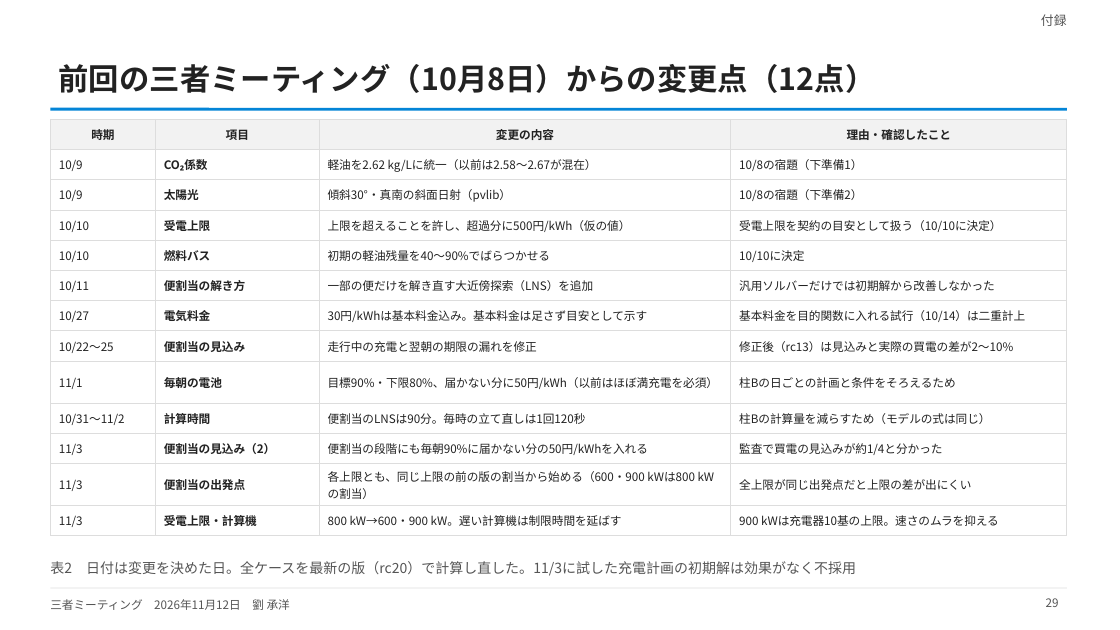
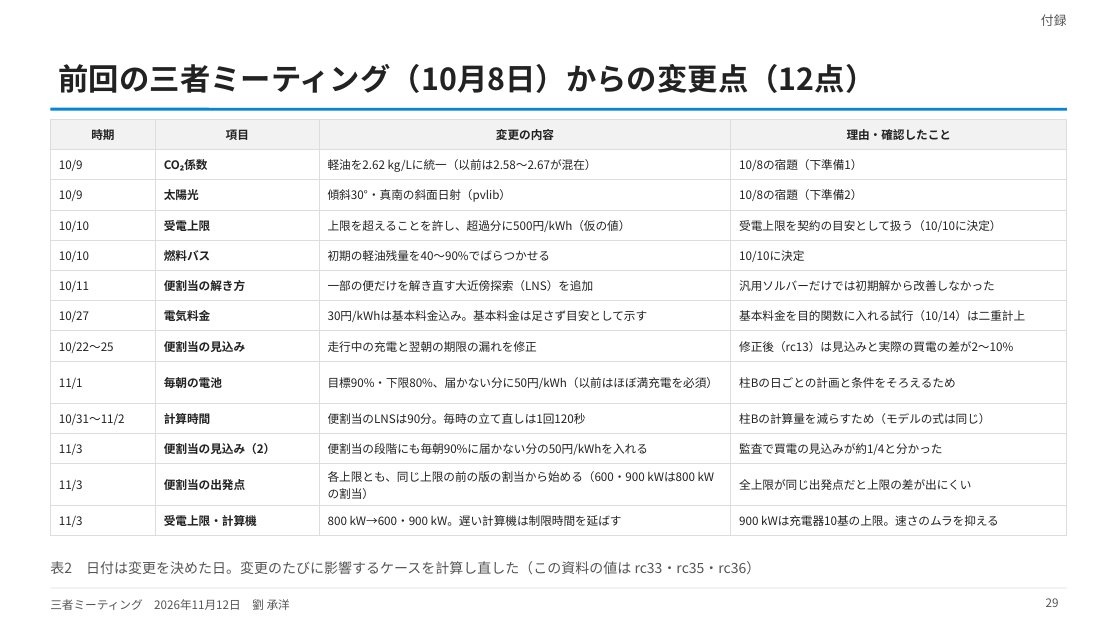
Before and after one commit to CYLIU2003/master-course, a slide deck: slide 29 of outcome/2026-11-12_three_party/three_party_20261112.pptx. Drawn at 1120x630 pixels with LibreOffice and Linux fonts; fonts in the diff are those of the drawing. Boxes give left, top, right and bottom in pixels: in the first picture for what was removed or moved away, otherwise in the second. Text is boxed around its words. In the diff, an @@ line names an element or a change of style, - is before the commit and + after.

```diff
--- a/outcome/2026-11-12_three_party/three_party_20261112.pptx
+++ b/outcome/2026-11-12_three_party/three_party_20261112.pptx
@@ text at (50,561,761,574): text changed @@
-表2 日付は変更を決めた日。全ケースを最新の版（rc20）で計算し直した。11/3に試した充電計画の初期解は効果がなく不採用
+表2 日付は変更を決めた日。変更のたびに影響するケースを計算し直した（この資料の値は rc33・rc35・rc36）
```
Also in this commit, not shown: 15 other slides changed, 3 other files.
